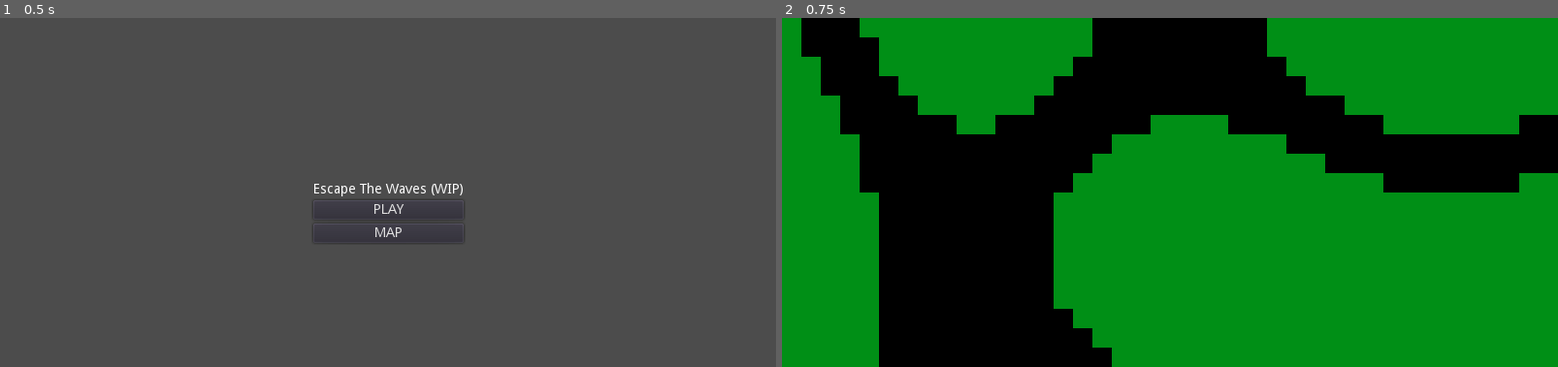
Above: before the commit, frames 1-2 (left to right).
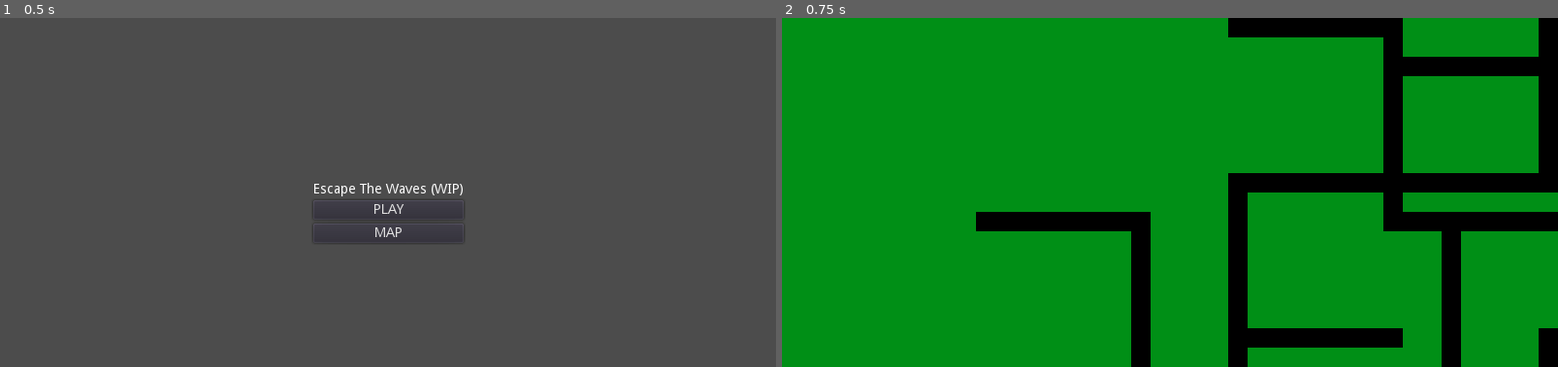
Above: after the commit, the same moments.

Repository: EmilienLeroy/EscapeTheWave
Game: Godot game, scene res://main.tscn
The game is run twice, just before and just after one commit, with the same random seed, the same clock (stepped at 60 frames per second) and the same inputs.
Inputs:
- Up to frame 1 (0.5 s): no input
- Up to frame 2 (0.75 s): click "MAP" at 0.5 s

Frame 1 is identical in both runs. In frame 2, 44% of the frame differs, in the area x 2-100%, y 0-100%.

Commit message:
🚧 Update wall generation using walker aglo

Diff:
--- a/entities/world/world.gd
+++ b/entities/world/world.gd
@@ -1,22 +1,65 @@
 extends Node2D
 
+const DIRECTIONS = [Vector2.RIGHT, Vector2.UP, Vector2.LEFT, Vector2.DOWN]
 
 export var width = 40;
 export var height = 40;
 
-var noise;
+var start = Vector2(width / 4, height / 4);
+var direction = Vector2.RIGHT
+var borders = Rect2(0, 0, width, height)
+var walls = [];
+var walls_since_turn = 0;
+var rooms = []
 
 func _ready():
-	var noise = OpenSimplexNoise.new();
+	walls.append(start);
 
-	noise.seed = randi();
-	noise.octaves = 1.0;
-	noise.period = 20;
-
-	add_wall(noise);
+	add_wall(walk(height * 10));
 	add_grass();
 
 	pass
+
+func walk(steps):
+	for step in steps:
+		if walls_since_turn >= 8:
+			change_direction()
+
+		if step():
+			walls.append(start)
+		else:
+			change_direction()
+	return walls
+
+func step():
+	var target_position = start + direction
+	if borders.has_point(target_position):
+		walls_since_turn += 1
+		start = target_position
+		return true
+	else:
+		return false
+
+func change_direction():
+	walls_since_turn = 0
+	var directions = DIRECTIONS.duplicate()
+	directions.erase(direction)
+	directions.shuffle()
+	direction = directions.pop_front()
+	while not borders.has_point(start + direction):
+		direction = directions.pop_front()
+
+func place_room(position):
+	var size = Vector2(randi() % 4 + 2, randi() % 4 + 2)
+	var top_left_corner = (position - size/2).ceil();
+
+	rooms.append({position = position, size = size})
+
+	for y in size.y:
+		for x in size.x:
+			var new_step = top_left_corner + Vector2(x, y)
+			if borders.has_point(new_step):
+				walls.append(new_step)
 
 func add_grass():
 	for x in width:
@@ -26,11 +69,8 @@
 	$Grass.update_bitmask_region(Vector2(0.0, 0.0), Vector2(width, height));
 
 
-func add_wall(noise):
-	for x in width:
-		for y in height:
-			var a = noise.get_noise_2d(x, y)
-			if a < 0.3 and a > 0.05:
-				$Wall.set_cell(x, y, 0);
+func add_wall(map):
+	for location in map:
+		$Wall.set_cellv(location, 0);
 
 	$Wall.update_bitmask_region(Vector2(0.0, 0.0), Vector2(width, height));
